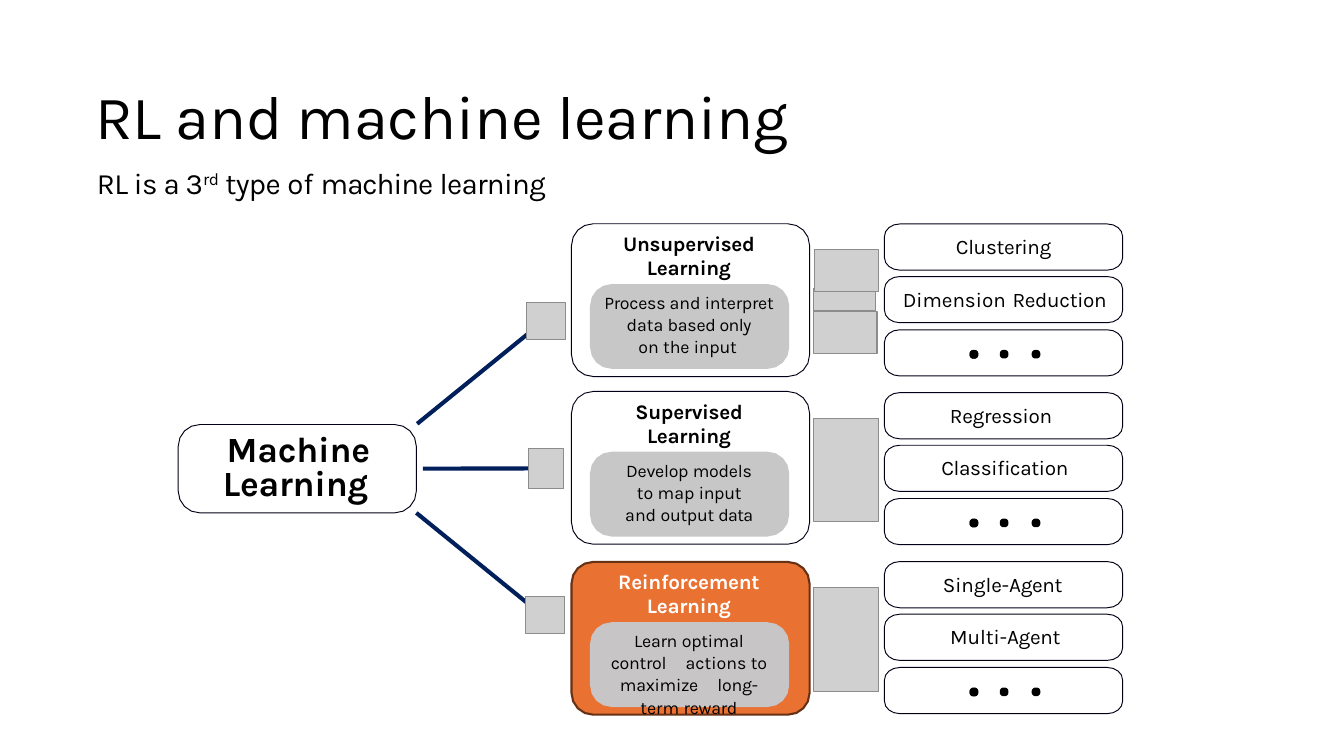
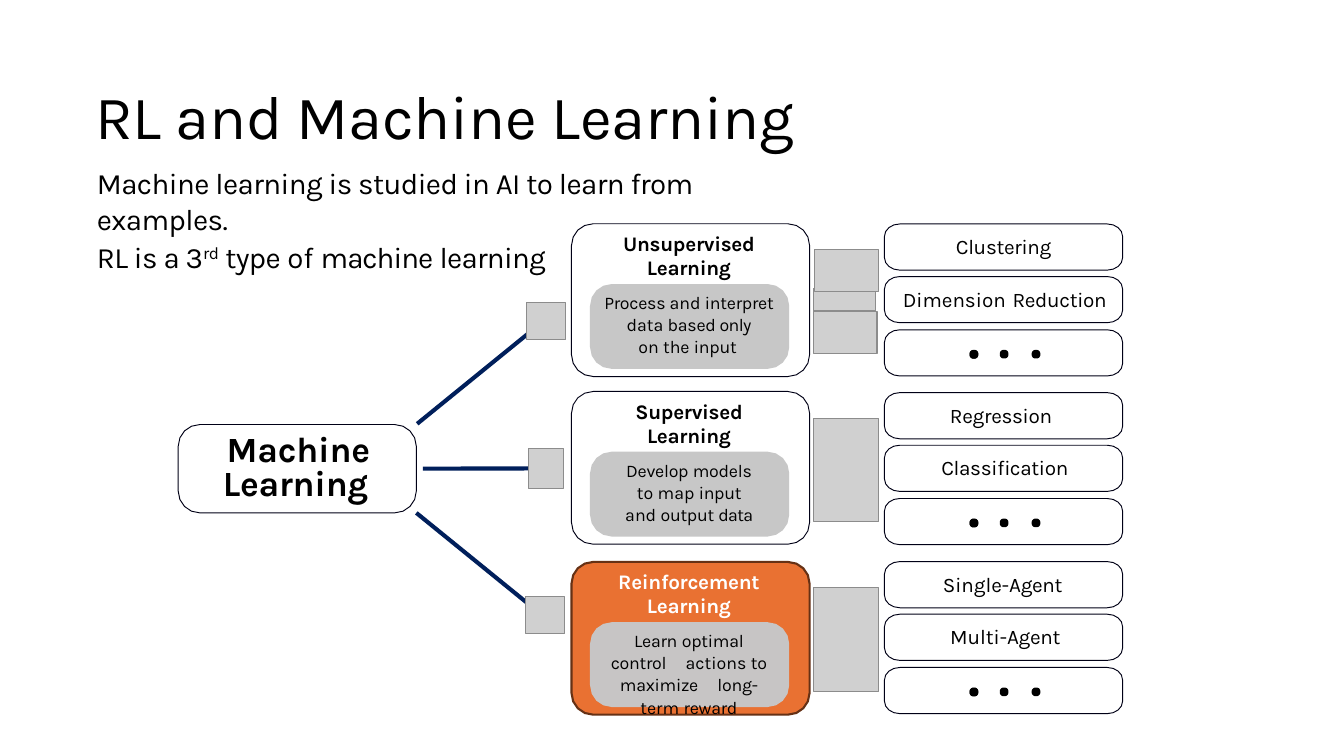
Before and after one commit to mhahsler/Introduction_to_Reinforcement_Learning, a slide deck: slide 8 of slides/Lecture_Chapter01.pptx (slide 9 before the commit). Drawn at 1344x756 pixels with LibreOffice and Linux fonts; fonts in the diff are those of the drawing; grey boxes stand for pictures. Boxes give left, top, right and bottom in pixels: in the first picture for what was removed or moved away, otherwise in the second. Text is boxed around its words. In the diff, an @@ line names an element or a change of style, - is before the commit and + after.

```diff
--- a/slides/Lecture_Chapter01.pptx
+++ b/slides/Lecture_Chapter01.pptx
@@ title at [95, 96, 794, 154]: text changed @@
-RL and machine learning
+RL and Machine Learning
@@ text at [97, 173, 694, 237]: paragraph added @@
+Machine learning is studied in AI to learn from examples.
```
Also in this commit, not shown: 23 other slides changed, 6 slides added, 20 slides removed, 12 other files.
